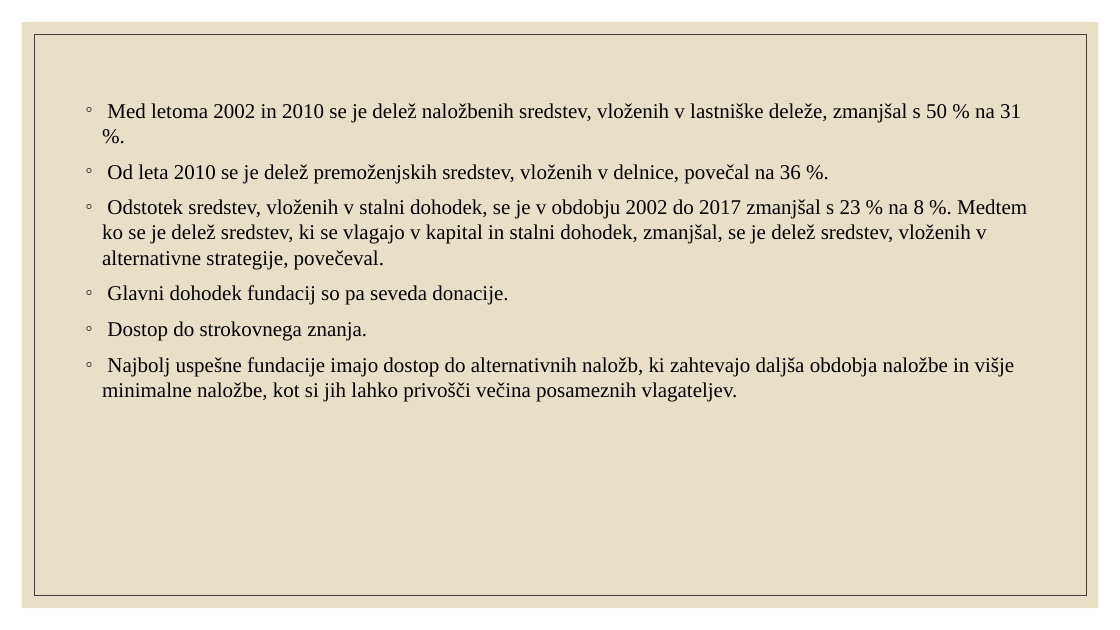
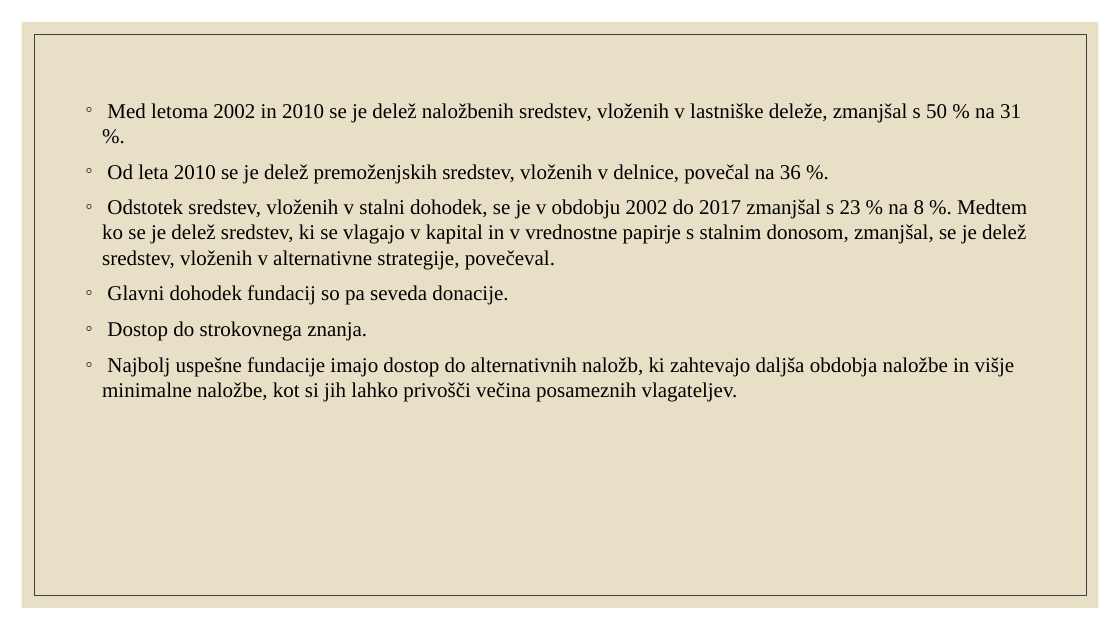
Before and after one commit to ines-silc/FTI-Seminarska-naloga, a slide deck: slide 7 of Predstavitev_skupina_8.pptx. Drawn at 1120x630 pixels with LibreOffice and Linux fonts; fonts in the diff are those of the drawing. Boxes give left, top, right and bottom in pixels: in the first picture for what was removed or moved away, otherwise in the second. Text is boxed around its words. In the diff, an @@ line names an element or a change of style, - is before the commit and + after.

```diff
--- a/Predstavitev_skupina_8.pptx
+++ b/Predstavitev_skupina_8.pptx
@@ text at <box>102,199,1027,269</box>: text changed @@
-◦ Odstotek sredstev, vloženih v stalni dohodek, se je v obdobju 2002 do 2017 zmanjšal s 23 % na 8 %. Medtem ko se je delež sredstev, ki se vlagajo v kapital in stalni dohodek, zmanjšal, se je delež sredstev, vloženih v alternativne strategije, povečeval.
+◦ Odstotek sredstev, vloženih v stalni dohodek, se je v obdobju 2002 do 2017 zmanjšal s 23 % na 8 %. Medtem ko se je delež sredstev, ki se vlagajo v kapital in v vrednostne papirje s stalnim donosom, zmanjšal, se je delež sredstev, vloženih v alternativne strategije, povečeval.
```
Also in this commit, not shown: 1 other file.
